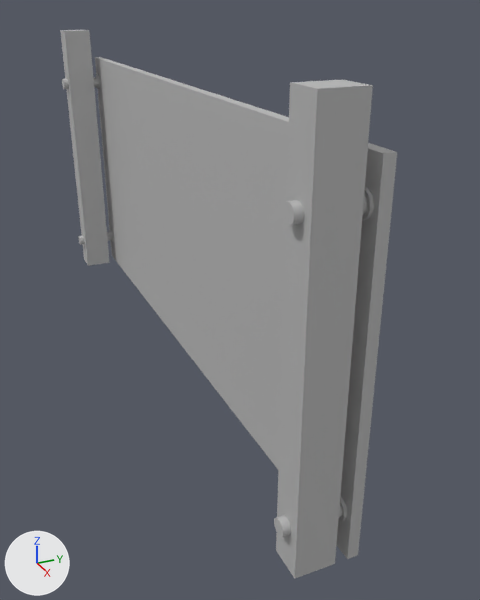
The FBX model Assets/3D/LOQ1/Cover/Props_Rembarde_vitre_2x1.fbx: old version first, new version second.
The view is the same before and after, from a 50 mm lens placed at (2.87, -0.52, 1.09), pointed at (1.18, 0.24, 0.24). The lights are fixed; the arrows at lower left show +X, +Y and +Z. Where no turn or scale is listed for an object, it has been applied to the vertices.

The first picture shows 'trucvertical2_low', 'trucvertical_low', 'vice1_low', 'vice2_low', 'vice3_low', 'vice4_low', 'vitre_low'.
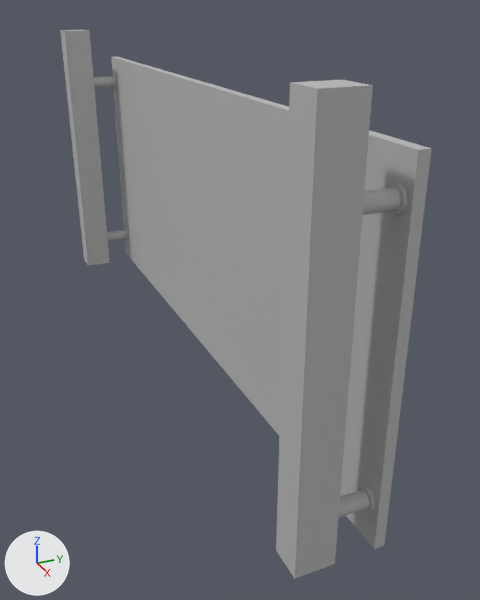
What differs and where, as boxes [x1, y1, x2, y2] in the pictures (480 x 600 px):
'vitre_low', moved: before [95, 57, 397, 559]; after [111, 57, 432, 549]
'vice3_low', moved: before [283, 187, 374, 226]; after [363, 182, 408, 216]
'vice2_low', moved: before [274, 496, 348, 537]; after [339, 484, 375, 518]
'vice4_low', moved: before [62, 75, 101, 90]; after [93, 74, 117, 89]
'vice1_low', moved: before [78, 229, 114, 245]; after [107, 227, 129, 241]

What changed in the scene script:
```text
Change ob_vice2_low:
    ob_vice2_low.location: (3.962, -0.019, 0.089) -> (3.962, 0.049, 0.089)
Change ob_vice1_low:
    ob_vice1_low.location: (0.045, -0.019, 0.089) -> (0.045, 0.049, 0.089)
Change ob_vice3_low:
    ob_vice3_low.location: (3.962, -0.019, 0.749) -> (3.962, 0.049, 0.749)
Change ob_vitre_low:
    ob_vitre_low.location: (3.916, 0.127, 0.0) -> (3.916, 0.195, 0.0)
Change ob_vice4_low:
    ob_vice4_low.location: (0.045, -0.019, 0.749) -> (0.045, 0.049, 0.749)
```
